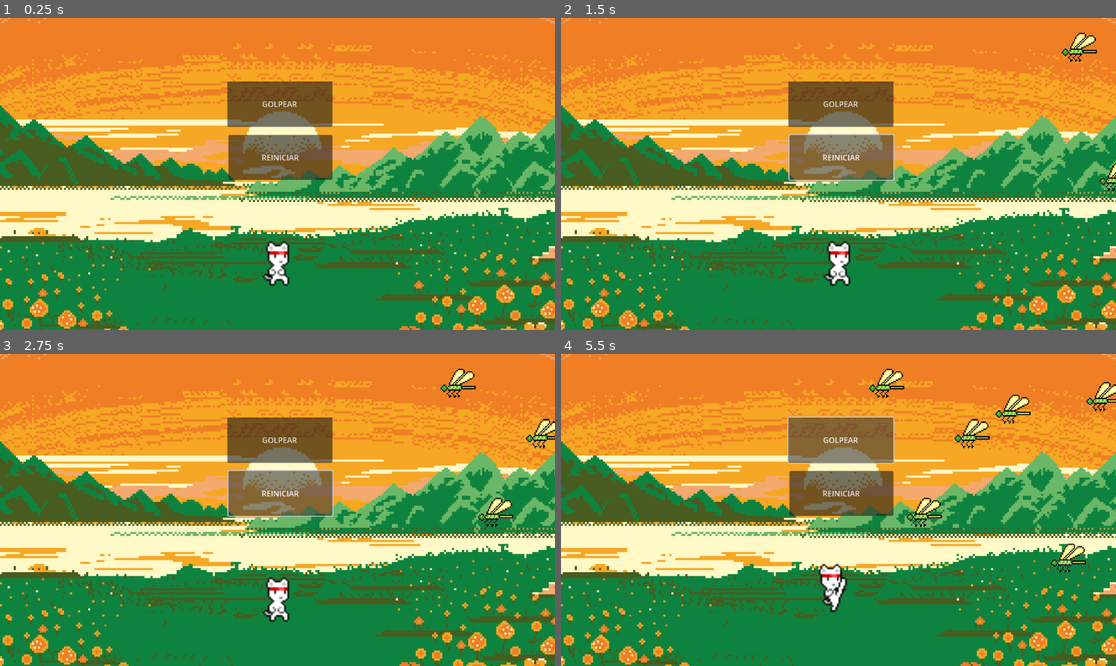
Above: before the commit, frames 1-4 (two rows, left to right).
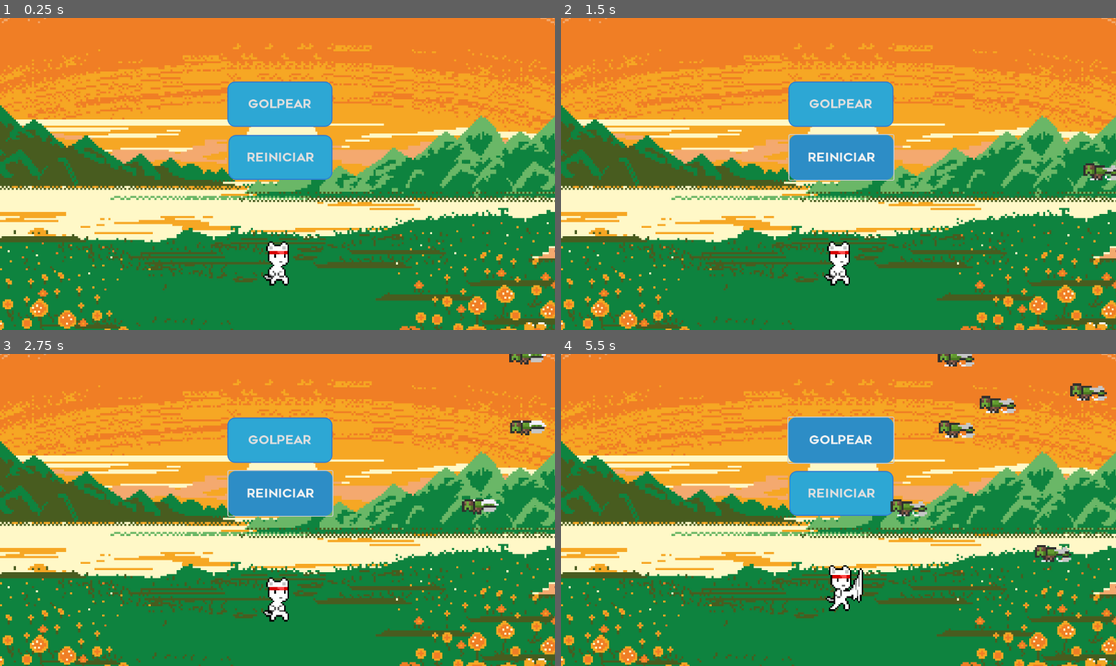
Above: after the commit, the same moments.

Repository: nicolefolco/integrador_godot
Game: Godot game, scene res://escena_principal/escena_principal.tscn
Same seed, same stepped clock (60 frames per second), same inputs: the game is played once before the commit and once after it. The project has no main scene, so this scene is started directly.
Inputs:
- Up to frame 1 (0.25 s): no input
- Up to frame 2 (1.5 s): click "REINICIAR" at 0.5 s; click "REINICIAR" at 1.25 s
- Up to frame 3 (2.75 s): click "REINICIAR" at 2 s
- Up to frame 4 (5.5 s): click "GOLPEAR" at 2.75 s; click "GOLPEAR" at 3.5 s; click "GOLPEAR" at 4.25 s

The runs differ from the first frame. In frame 1, 6.3% of the frame differs, in the area x 0-100%, y 20-100%; in frame 2, 6.9%; in frame 3, 7.8%; in frame 4, 9.8%, in the area x 0-100%, y 0-100%.

Commit message:
Libelulas y botones

Diff:
--- a/escena_principal/animated_sprite_2d.gd
+++ b/escena_principal/animated_sprite_2d.gd
@@ -5,6 +5,7 @@
 
 func _ready():
 	play("idle")
+
 
 func animacion_idle():
 	play("idle")
--- a/escena_principal/escena_principal.tscn
+++ b/escena_principal/escena_principal.tscn
@@ -1,6 +1,7 @@
-[gd_scene load_steps=45 format=3 uid="uid://bn7i51bx58njc"]
+[gd_scene load_steps=53 format=3 uid="uid://bn7i51bx58njc"]
 
 [ext_resource type="Script" uid="uid://blnosgiuqure1" path="res://escena_principal/escena_principal.gd" id="1_plhmg"]
+[ext_resource type="FontFile" uid="uid://d2pseia0s77lv" path="res://Renogare-Regular.otf" id="2_nl07a"]
 [ext_resource type="Texture2D" uid="uid://clm4w8yihlyv1" path="res://animaciones/idle/tile11.png" id="3_qm3w1"]
 [ext_resource type="Texture2D" uid="uid://secwoop2gdjo" path="res://animaciones/recibe_danio/tile30.png" id="3_qomnf"]
 [ext_resource type="Texture2D" uid="uid://o3f2vpqo7u7v" path="res://animaciones/recibe_danio/tile31.png" id="4_f134c"]
@@ -43,6 +44,70 @@
 [ext_resource type="Texture2D" uid="uid://mrsq3fe1o3ql" path="res://animaciones/se_enoja_mucho/tile59.png" id="41_lombx"]
 [ext_resource type="Texture2D" uid="uid://b7prjyoea4cni" path="res://fondo/paisaje.jpg" id="42_3f87d"]
 [ext_resource type="PackedScene" uid="uid://dptmjxtyq44v8" path="res://libelulas/libelulas.tscn" id="43_4uubu"]
+[ext_resource type="Script" uid="uid://butj77vpa6kce" path="res://libelulas/animated_sprite_2d.gd" id="47_4wcdv"]
+
+[sub_resource type="StyleBoxFlat" id="StyleBoxFlat_a68al"]
+content_margin_left = 0.0
+content_margin_top = 0.0
+content_margin_right = 0.0
+content_margin_bottom = 0.0
+bg_color = Color(0.17607704, 0.65434957, 0.8325702, 1)
+border_width_left = 2
+border_width_top = 2
+border_width_right = 2
+border_width_bottom = 2
+border_color = Color(0.1764706, 0.47843137, 0.83137256, 1)
+corner_radius_top_left = 15
+corner_radius_top_right = 15
+corner_radius_bottom_right = 15
+corner_radius_bottom_left = 15
+shadow_color = Color(0, 0, 0, 0)
+
+[sub_resource type="StyleBoxFlat" id="StyleBoxFlat_nl07a"]
+content_margin_left = 0.0
+content_margin_top = 0.0
+content_margin_right = 0.0
+content_margin_bottom = 0.0
+bg_color = Color(0.1764706, 0.41960785, 0.7254902, 1)
+border_color = Color(0.8, 0.8, 0.8, 0)
+corner_radius_top_left = 15
+corner_radius_top_right = 15
+corner_radius_bottom_right = 15
+corner_radius_bottom_left = 15
+shadow_color = Color(0, 0, 0, 0)
+
+[sub_resource type="StyleBoxFlat" id="StyleBoxFlat_24klc"]
+content_margin_left = 0.0
+content_margin_top = 0.0
+content_margin_right = 0.0
+content_margin_bottom = 0.0
+bg_color = Color(0.1764706, 0.5529412, 0.7764706, 1)
+border_color = Color(0.8, 0.8, 0.8, 0)
+corner_radius_top_left = 15
+corner_radius_top_right = 15
+corner_radius_bottom_right = 15
+corner_radius_bottom_left = 15
+shadow_color = Color(0, 0, 0, 0)
+
+[sub_resource type="StyleBoxFlat" id="StyleBoxFlat_4iymh"]
+bg_color = Color(0.1764706, 0.654902, 0.83137256, 1)
+border_width_left = 2
+border_width_top = 2
+border_width_right = 2
+border_width_bottom = 2
+border_color = Color(0.1764706, 0.47843137, 0.83137256, 1)
+corner_radius_top_left = 15
+corner_radius_top_right = 15
+corner_radius_bottom_right = 15
+corner_radius_bottom_left = 15
+
+[sub_resource type="StyleBoxFlat" id="StyleBoxFlat_12e4r"]
+bg_color = Color(0.1764706, 0.5529412, 0.7764706, 1)
+border_color = Color(0.8, 0.8, 0.8, 0)
+corner_radius_top_left = 15
+corner_radius_top_right = 15
+corner_radius_bottom_right = 15
+corner_radius_bottom_left = 15
 
 [sub_resource type="SpriteFrames" id="SpriteFrames_r0811"]
 resource_local_to_scene = true
@@ -59,7 +124,7 @@
 }],
 "loop": true,
 "name": &"idle",
-"speed": 5.0
+"speed": 2.0
 }, {
 "frames": [{
 "duration": 1.0,
@@ -97,7 +162,7 @@
 }],
 "loop": false,
 "name": &"recibe_danio",
-"speed": 5.0
+"speed": 10.0
 }, {
 "frames": [{
 "duration": 1.0,
@@ -132,9 +197,72 @@
 }],
 "loop": false,
 "name": &"recibe_danio_2",
-"speed": 5.0
+"speed": 9.0
 }, {
 "frames": [{
+"duration": 1.0,
+"texture": ExtResource("21_3f87d")
+}, {
+"duration": 1.0,
+"texture": ExtResource("22_4uubu")
+}, {
+"duration": 1.0,
+"texture": ExtResource("23_pdhob")
+}, {
+"duration": 1.0,
+"texture": ExtResource("24_nl07a")
+}, {
+"duration": 1.0,
+"texture": ExtResource("25_a68al")
+}, {
+"duration": 1.0,
+"texture": ExtResource("26_4iymh")
+}, {
+"duration": 1.0,
+"texture": ExtResource("27_24klc")
+}, {
+"duration": 1.0,
+"texture": ExtResource("28_12e4r")
+}, {
+"duration": 1.0,
+"texture": ExtResource("29_4wcdv")
+}, {
+"duration": 1.0,
+"texture": ExtResource("30_pndjr")
+}, {
+"duration": 1.0,
+"texture": ExtResource("31_0qmq1")
+}, {
+"duration": 1.0,
+"texture": ExtResource("32_qnvlk")
+}, {
+"duration": 1.0,
+"texture": ExtResource("33_nxpf1")
+}, {
+"duration": 1.0,
+"texture": ExtResource("34_vewxg")
+}, {
+"duration": 1.0,
+"texture": ExtResource("35_dqhyj")
+}, {
+"duration": 1.0,
+"texture": ExtResource("36_kf02x")
+}, {
+"duration": 1.0,
+"texture": ExtResource("37_52dag")
+}, {
+"duration": 1.0,
+"texture": ExtResource("38_lp3wv")
+}, {
+"duration": 1.0,
+"texture": ExtResource("39_ba222")
+}, {
+"duration": 1.0,
+"texture": ExtResource("40_t2aje")
+}, {
+"duration": 1.0,
+"texture": ExtResource("41_lombx")
+}, {
 "duration": 1.0,
 "texture": ExtResource("21_3f87d")
 }, {
@@ -198,15 +326,24 @@
 "duration": 1.0,
 "texture": ExtResource("41_lombx")
 }],
+"loop": false,
+"name": &"se_enoja_mucho",
+"speed": 10.0
+}]
+
+[sub_resource type="SpriteFrames" id="SpriteFrames_pndjr"]
+animations = [{
+"frames": [],
 "loop": true,
-"name": &"se_enoja_mucho",
-"speed": 5.0
+"name": &"volando",
+"speed": 3.0
 }]
 
 [node name="escena_principal" type="Node2D"]
 script = ExtResource("1_plhmg")
 
 [node name="golpear" type="Button" parent="."]
+texture_filter = 1
 anchors_preset = 8
 anchor_left = 0.5
 anchor_top = 0.5
@@ -220,37 +357,58 @@
 grow_vertical = 2
 size_flags_horizontal = 4
 size_flags_vertical = 4
+theme_override_fonts/font = ExtResource("2_nl07a")
+theme_override_font_sizes/font_size = 25
+theme_override_styles/normal = SubResource("StyleBoxFlat_a68al")
+theme_override_styles/pressed = SubResource("StyleBoxFlat_nl07a")
+theme_override_styles/hover = SubResource("StyleBoxFlat_24klc")
 text = "GOLPEAR
 "
 
+[node name="reiniciar" type="Button" parent="."]
+texture_filter = 1
+offset_left = 474.0
+offset_top = 243.0
+offset_right = 690.0
+offset_bottom = 336.0
+theme_override_fonts/font = ExtResource("2_nl07a")
+theme_override_font_sizes/font_size = 25
+theme_override_styles/normal = SubResource("StyleBoxFlat_4iymh")
+theme_override_styles/pressed = SubResource("StyleBoxFlat_nl07a")
+theme_override_styles/hover = SubResource("StyleBoxFlat_12e4r")
+text = "REINICIAR"
+
 [node name="Personaje" type="Node2D" parent="."]
 
 [node name="AnimatedSprite2D" type="AnimatedSprite2D" parent="Personaje"]
+texture_filter = 1
 position = Vector2(582.99994, 515)
 scale = Vector2(3.4, 3.3999999)
 sprite_frames = SubResource("SpriteFrames_r0811")
 animation = &"se_enoja_mucho"
 script = ExtResource("14_f134c")
 
-[node name="reiniciar" type="Button" parent="."]
-offset_left = 474.0
-offset_top = 243.0
-offset_right = 690.0
-offset_bottom = 336.0
-text = "REINICIAR"
-
 [node name="fondo" type="Sprite2D" parent="."]
 z_index = -1
-position = Vector2(575, 315)
+texture_filter = 1
+position = Vector2(509.99997, 154)
 scale = Vector2(0.41724998, 0.41725)
 texture = ExtResource("42_3f87d")
+offset = Vector2(155.78198, 385.8598)
 
 [node name="Timer" type="Timer" parent="."]
 autostart = true
 
 [node name="Libelulas" parent="." instance=ExtResource("43_4uubu")]
+position = Vector2(176, -43)
+
+[node name="AnimatedSprite2D2" type="AnimatedSprite2D" parent="Libelulas"]
+texture_filter = 1
+sprite_frames = SubResource("SpriteFrames_pndjr")
+animation = &"volando"
+script = ExtResource("47_4wcdv")
 
 [connection signal="pressed" from="golpear" to="Personaje/AnimatedSprite2D" method="_on_golpear_pressed"]
+[connection signal="pressed" from="reiniciar" to="Personaje/AnimatedSprite2D" method="_on_reiniciar_pressed"]
 [connection signal="animation_finished" from="Personaje/AnimatedSprite2D" to="Personaje/AnimatedSprite2D" method="_on_animation_finished"]
-[connection signal="pressed" from="reiniciar" to="Personaje/AnimatedSprite2D" method="_on_reiniciar_pressed"]
 [connection signal="timeout" from="Timer" to="." method="_on_timer_timeout"]
--- /dev/null
+++ b/libelulas/animated_sprite_2d.gd
@@ -0,0 +1,4 @@
+extends AnimatedSprite2D
+
+func _ready():
+	play("volando")
--- a/libelulas/libelulas.tscn
+++ b/libelulas/libelulas.tscn
@@ -1,12 +1,41 @@
-[gd_scene load_steps=3 format=3 uid="uid://dptmjxtyq44v8"]
+[gd_scene load_steps=8 format=3 uid="uid://dptmjxtyq44v8"]
 
 [ext_resource type="Script" uid="uid://debloef2fsqmy" path="res://libelulas/libelulas.gd" id="1_j2vv8"]
-[ext_resource type="Texture2D" uid="uid://cifp0t2vlprln" path="res://libelulas/libelula.png" id="1_ttybt"]
+[ext_resource type="Texture2D" uid="uid://dg2qsf7sj2kst" path="res://libelulas/lib1.png" id="2_y6qtq"]
+[ext_resource type="Texture2D" uid="uid://cv5kmppl62mbj" path="res://libelulas/lib2.png" id="3_dxxok"]
+[ext_resource type="Texture2D" uid="uid://dj5htth01ojdl" path="res://libelulas/lib3.png" id="4_gus2g"]
+[ext_resource type="Script" uid="uid://butj77vpa6kce" path="res://libelulas/animated_sprite_2d.gd" id="5_dxxok"]
+[ext_resource type="Texture2D" uid="uid://choy14aoxf5w0" path="res://libelulas/lib4.png" id="5_gus2g"]
+
+[sub_resource type="SpriteFrames" id="SpriteFrames_klqpr"]
+animations = [{
+"frames": [{
+"duration": 1.0,
+"texture": ExtResource("2_y6qtq")
+}, {
+"duration": 1.0,
+"texture": ExtResource("3_dxxok")
+}, {
+"duration": 1.0,
+"texture": ExtResource("4_gus2g")
+}, {
+"duration": 1.0,
+"texture": ExtResource("5_gus2g")
+}],
+"loop": true,
+"name": &"volando",
+"speed": 4.0
+}]
 
 [node name="Libelulas" type="Node2D"]
+texture_filter = 1
+scale = Vector2(5.504074, 5.504074)
 script = ExtResource("1_j2vv8")
 
-[node name="piel" type="Sprite2D" parent="."]
-position = Vector2(1226, 60.999996)
-scale = Vector2(0.22285715, 0.22285715)
-texture = ExtResource("1_ttybt")
+[node name="AnimatedSprite2D" type="AnimatedSprite2D" parent="."]
+texture_filter = 1
+position = Vector2(216.93022, 6.54061)
+scale = Vector2(0.80378175, 0.80378175)
+sprite_frames = SubResource("SpriteFrames_klqpr")
+animation = &"volando"
+script = ExtResource("5_dxxok")
Binary file added: Renogare-Regular.otf
Not shown, added: Renogare-Regular.otf.import
Not shown, added: libelulas/animated_sprite_2d.gd.uid
Binary file added: libelulas/lib1.png
Not shown, changed: libelulas/lib1.png.import
Binary file added: libelulas/lib2.png
Not shown, added: libelulas/lib2.png.import
Binary file added: libelulas/lib3.png
Not shown, added: libelulas/lib3.png.import
Binary file added: libelulas/lib4.png
Not shown, added: libelulas/lib4.png.import
Binary file removed: libelulas/libelula.png
